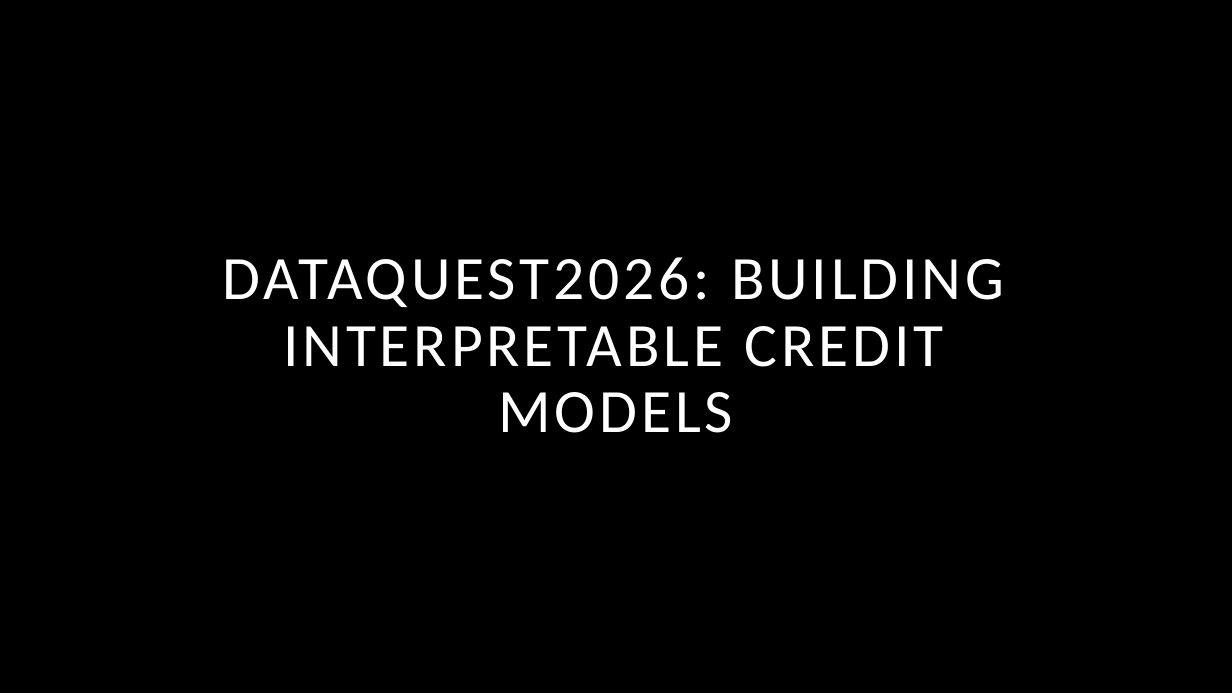
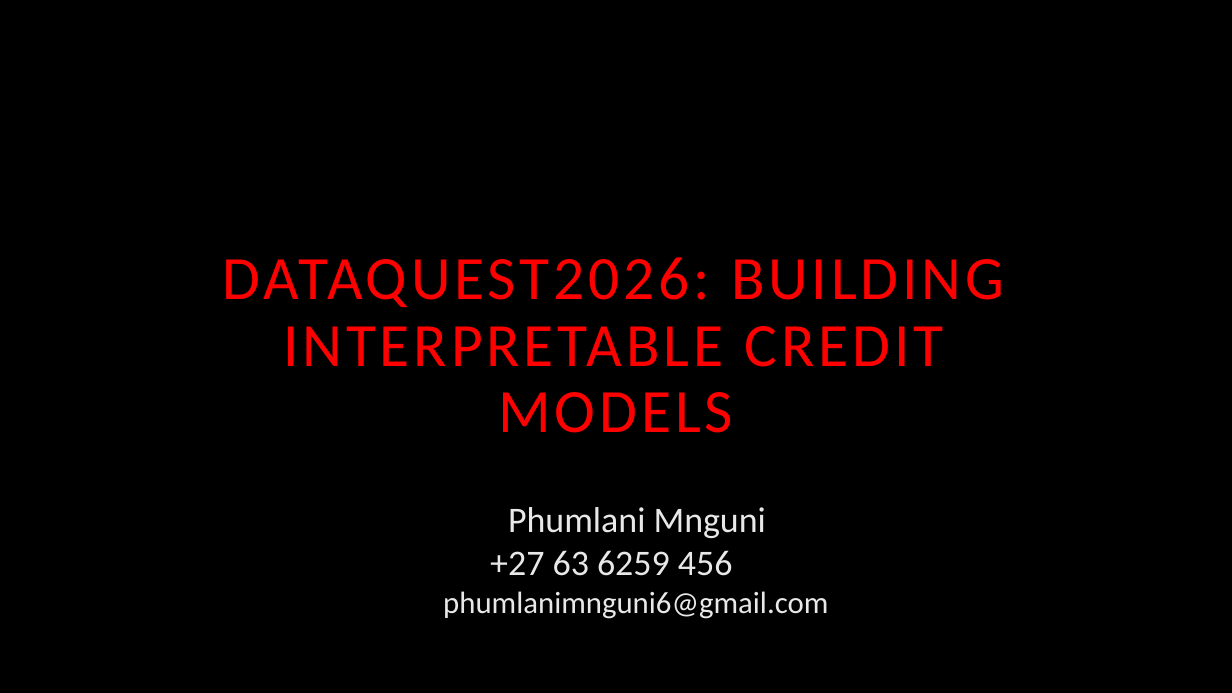
Before and after one commit to Phumlanimnguni1/credit-risk-logistic-modeling-interpretable-ml, a slide deck: slide 1 of ProjectPresentation/dataquest2026_presentation.pptx. Drawn at 1232x693 pixels with LibreOffice and Linux fonts; fonts in the diff are those of the drawing; background and template pictures are left out. Boxes give left, top, right and bottom in pixels: in the first picture for what was removed or moved away, otherwise in the second. Text is boxed around its words. In the diff, an @@ line names an element or a change of style, - is before the commit and + after.

Commit message:
add powerpoint presentation

```diff
--- a/ProjectPresentation/dataquest2026_presentation.pptx
+++ b/ProjectPresentation/dataquest2026_presentation.pptx
@@ title "DATAQUEST2026: BUILDING INTERPRETABLE CREDIT MODELS" at [223,257,1004,433]: text colour #FFFFFF to #FF0000 @@
@@ text added at [443,507,828,619], 28 pt, text #E8E8E8 @@
+Phumlani Mnguni
++27 63 6259 456
+phumlanimnguni6@gmail.com
```
Also in this commit, not shown: 2 other slides changed, 11 slides added, 10 slides removed, 15 other files.
